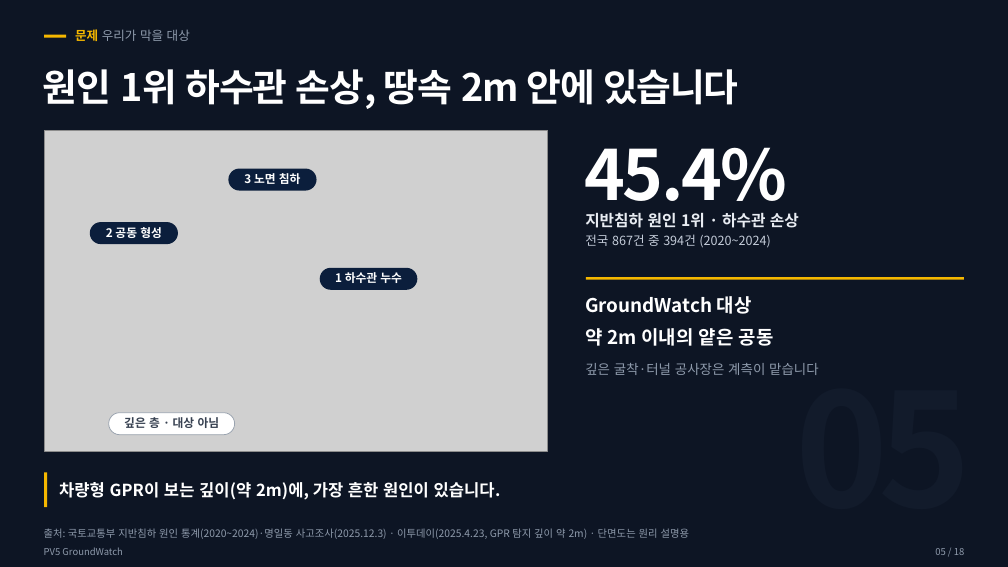
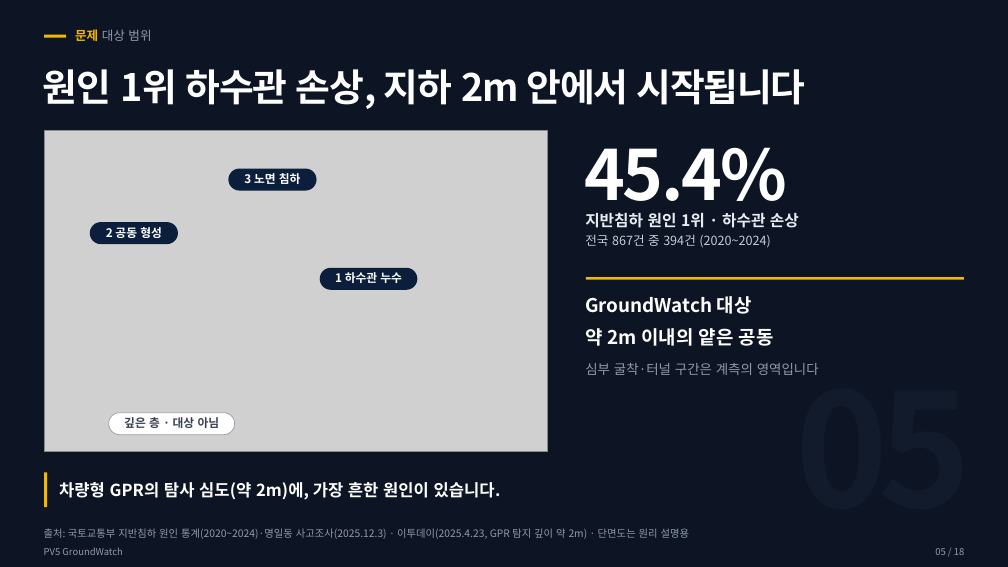
Before and after one commit to woojin-choe/pv5-hose-lab, a slide deck: slide 5 of ppt_all/PV5_GroundWatch_10_26.pptx. Drawn at 1008x567 pixels with LibreOffice and Linux fonts; fonts in the diff are those of the drawing; grey boxes stand for pictures. Boxes give left, top, right and bottom in pixels: in the first picture for what was removed or moved away, otherwise in the second. Text is boxed around its words. In the diff, an @@ line names an element or a change of style, - is before the commit and + after.

```diff
--- a/ppt_all/PV5_GroundWatch_10_26.pptx
+++ b/ppt_all/PV5_GroundWatch_10_26.pptx
@@ text at [75,29,151,41]: text changed @@
-문제 우리가 막을 대상
+문제 대상 범위
@@ text at [43,69,806,109]: text changed @@
-원인 1위 하수관 손상, 땅속 2m 안에 있습니다
+원인 1위 하수관 손상, 지하 2m 안에서 시작됩니다
@@ text at [585,363,819,375]: text changed @@
-깊은 굴착·터널 공사장은 계측이 맡습니다
+심부 굴착·터널 구간은 계측의 영역입니다
@@ text at [59,482,501,500]: text changed @@
-차량형 GPR이 보는 깊이(약 2m)에, 가장 흔한 원인이 있습니다.
+차량형 GPR의 탐사 심도(약 2m)에, 가장 흔한 원인이 있습니다.
```
Also in this commit, not shown: 15 other slides changed, 21 other files.
